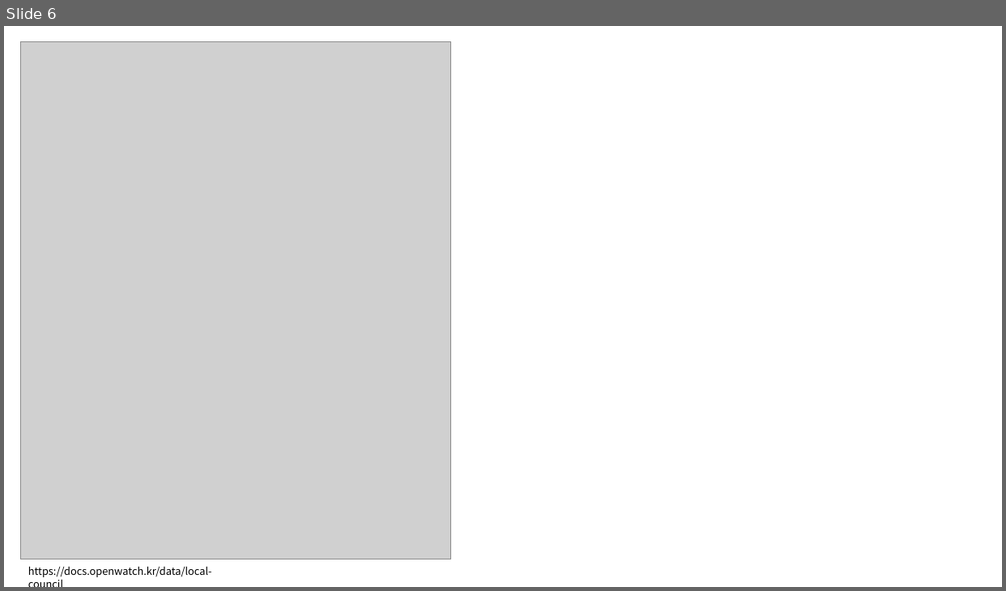
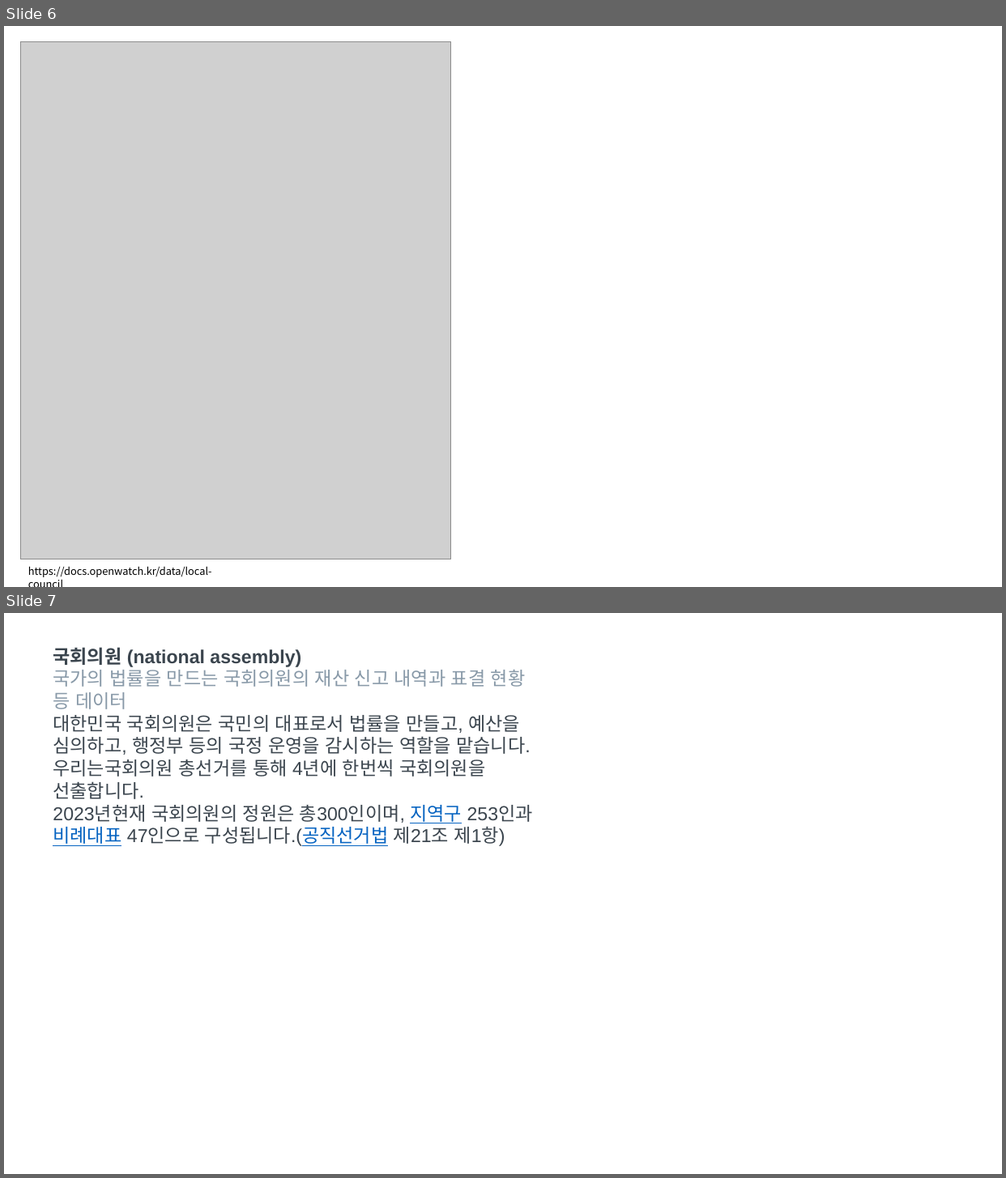
Before and after one commit to wordnbeing/sessac_visualproject, a slide deck: opwatch_visual_prj.pptx. Shown one above the other, each under a label of ours: slide 6 before the commit, slides 6 and 7 after it. The pictures are 1006x591 and 1006x1178 pixels, drawn with LibreOffice and Linux fonts; fonts in the diff are those of the drawing; grey boxes stand for pictures. Boxes give left, top, right and bottom in pixels: in the first picture for what was removed or moved away, otherwise in the second. Text is boxed around its words. In the diff, an @@ line names an element or a change of style, - is before the commit and + after.

```diff
--- a/opwatch_visual_prj.pptx
+++ b/opwatch_visual_prj.pptx
@@ slide 7 added at box(4, 613, 1002, 1174), background #FFFFFF @@
@@ text added at box(53, 647, 533, 846), 18 pt, text #3B454E @@
+국회의원 (national assembly)
+국가의 법률을 만드는 국회의원의 재산 신고 내역과 표결 현황 등 데이터
+대한민국 국회의원은 국민의 대표로서 법률을 만들고, 예산을 심의하고, 행정부 등의 국정 운영을 감시하는 역할을 맡습니다. 우리는국회의원 총선거를 통해 4년에 한번씩 국회의원을 선출합니다.
+2023년현재 국회의원의 정원은 총300인이며, 지역구 253인과 비례대표 47인으로 구성됩니다.(공직선거법 제21조 제1항)
```
Also in this commit, not shown: 9 other slides added, 3 other files.
